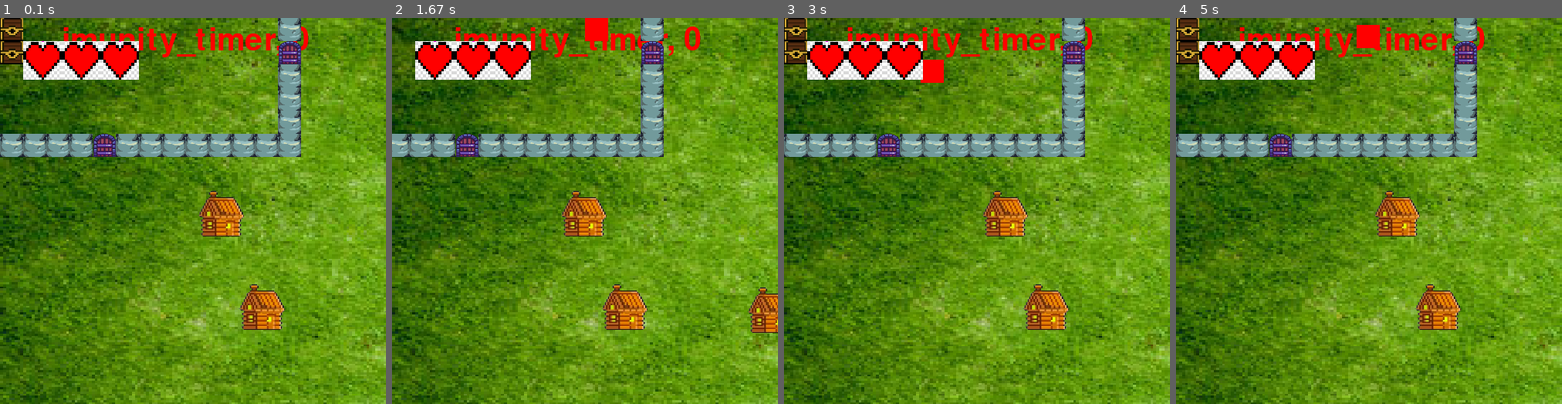
Above: before the commit, frames 1-4 (left to right).
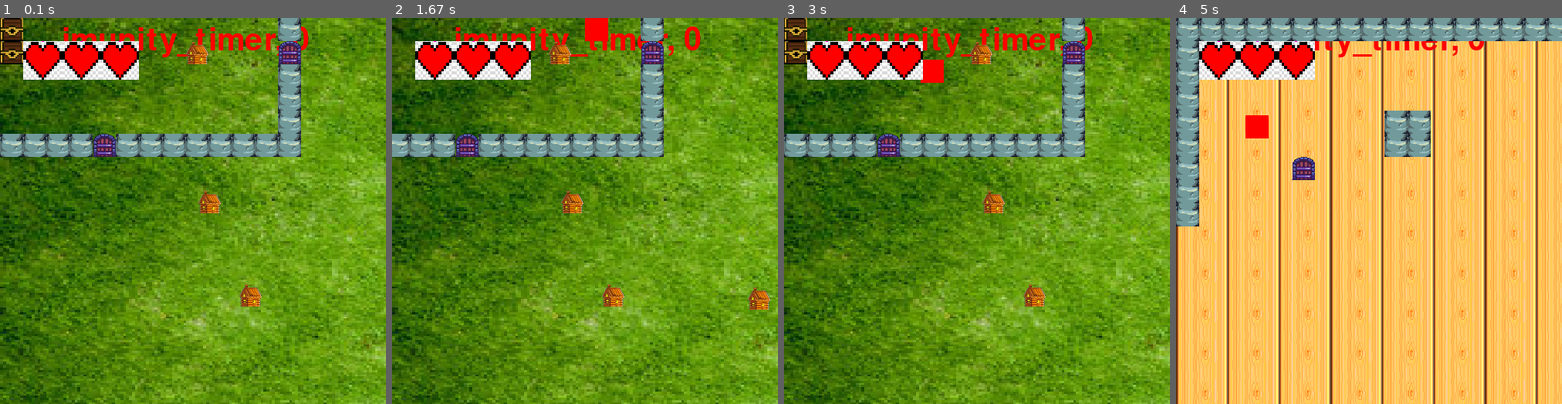
Above: after the commit, the same moments.

Repository: Doogi789/2d_spill
Game: pygame game, started from spill.py
Two runs of this game, one before a commit and one after it. Both use one fixed random seed, a clock stepped at 60 frames per second and the inputs below.
Inputs:
- Up to frame 1 (0.1 s): no input
- Up to frame 2 (1.67 s): hold Right 0.33-0.8 s; hold Up 0.83-1.13 s; hold Right 1.17-1.63 s
- Up to frame 3 (3 s): hold Left 1.67-2.2 s; hold Down 2.23-2.53 s; tap Space at 2.57 s; hold Left from 2.9 s (still down)
- Up to frame 4 (5 s): release Left at 3.3 s; hold Up 3.33-3.7 s; hold Right 3.73-4.37 s; hold Up 4.4-4.77 s; tap S at 4.8 s

The runs differ from the first frame. In frame 1, 2.4% of the frame differs, in the area x 48-100%, y 6-81%; in frame 2, 3.2%; in frame 3, 2.4%; in frame 4, 95%, in the area x 0-100%, y 0-100%.

Commit message:
remove houses and towers add buldings, fikse enemy random spawning and random buldings

Diff:
--- a/spill.py
+++ b/spill.py
@@ -115,8 +115,8 @@
 
 
 class House(pygame.sprite.Sprite):
-    width = 60
-    height = 60
+    width = 30
+    height = 30
 
     def __init__(self, screen, name, x, y):
         super().__init__()
@@ -138,8 +138,8 @@
 
 
 class Tower(pygame.sprite.Sprite):
-    width = 60
-    height = 90
+    width = 30
+    height = 30
 
     def __init__(self, screen, name, x, y):
         super().__init__()
@@ -222,11 +222,7 @@
 
     def check_collision(self, objects):
         for obj in objects:
-            if isinstance(obj, (Chest, Tower, House, Door)):
-                if self.rect.colliderect(obj.rect):
-                    self.x, self.y = collision(obj, self.rect)
-
-            if isinstance(obj, (Wall)):
+            if isinstance(obj, (Wall, Chest, Tower, House, Door)):
                 if self.rect.colliderect(obj.rect):
                     self.target_y = random.randint(0, WORLD_HEIGHT - self.height)
                     self.target_x = random.randint(0, WORLD_WIDTH - self.width)
@@ -566,13 +562,12 @@
         self.enemies = pygame.sprite.Group()
         self.walls = pygame.sprite.Group()
         self.chests = pygame.sprite.Group()
-        self.towers = pygame.sprite.Group()
+        self.buldings = pygame.sprite.Group()
         self.nothings = pygame.sprite.Group()
-        self.houses = pygame.sprite.Group()
         self.crashable_objects = pygame.sprite.Group()
         self.doors = pygame.sprite.Group()
         self.crashable_objects.add(
-            self.walls, self.chests, self.towers, self.nothings, self.houses, self.doors
+            self.walls, self.chests, self.buldings, self.nothings, self.doors
         )
         self.player = None
         self.sword = None
@@ -580,8 +575,6 @@
 
         self.player_imunity = False
         self.imunity_timer = 0
-
-        self.buildings = {}
 
     def check_player(self):
         if self.player.hearts.dead:
@@ -601,14 +594,14 @@
     def check_background(self):
         # print(self.in_building)
         if self.new_background_tower:
+            self.in_building = True
             self.create_world("tower.map")
             self.new_background_tower = False
+
+        if self.new_background_house:
             self.in_building = True
-
-        if self.new_background_house:
             self.create_world("house.map")
             self.new_background_house = False
-            self.in_building = True
 
         if self.new_background_world:
             self.create_world("world.map")
@@ -618,7 +611,7 @@
     def move_to_available_x_y(self, object_to_place):
         rect = pygame.Rect(0, 0, 390, 180)
         # print("move to available", object_to_place)
-        for _ in range(20):
+        for _ in range(3000):
             x = random.randint(0, WORLD_HEIGHT)
             y = random.randint(0, WORLD_WIDTH)
             # print("loop", x, y, object_to_place)
@@ -645,11 +638,9 @@
         self.enemies = pygame.sprite.Group()
         self.walls = pygame.sprite.Group()
         self.chests = pygame.sprite.Group()
-        self.towers = pygame.sprite.Group()
+        self.buldings = pygame.sprite.Group()
         self.nothings = pygame.sprite.Group()
-        self.houses = pygame.sprite.Group()
         self.doors = pygame.sprite.Group()
-        house_or_tower = [House, Tower]
 
         if name.startswith("tower"):
             self.background_image = pygame.image.load("tower.background.png")
@@ -663,20 +654,23 @@
         )
         self._read_kart(name)
 
-        for i in range(4):
-            print("make enemy", i)
-            enemy = Enemy(self.screen, "enemy" + str(i), 0, 0)
-            self.move_to_available_x_y(enemy)
-            print("move", i, enemy, enemy.x, enemy.y)
-            self.enemies.add(enemy)
-            self.all_objects.add(enemy)
-
-        for i in range(20):
-            bulding = random.choice(house_or_tower)
-            house = bulding(self.screen, "house" + str(i), 0, 0)
-            self.move_to_available_x_y(house)
-            self.houses.add(house)
-            self.all_objects.add(house)
+        if not self.in_building:
+            # print("make random enemy and bulidng", self.in_building)
+            for i in range(4):
+                # print("make enemy", i)lidng
+                enemy = Enemy(self.screen, "enemy" + str(i), 0, 0)
+                self.move_to_available_x_y(enemy)
+                # print("move", i, enemy, enemy.x, enemy.y)
+                self.enemies.add(enemy)
+                self.all_objects.add(enemy)
+
+            house_or_tower = [House, Tower]
+            for i in range(20):
+                bulding_type = random.choice(house_or_tower)
+                house = bulding_type(self.screen, "house" + str(i), 0, 0)
+                self.move_to_available_x_y(house)
+                self.buldings.add(house)
+                self.all_objects.add(house)
 
     def _read_kart(self, name):
         x = 0
@@ -711,10 +705,10 @@
                         self.enemies.add(obj)
                     elif col == "H":
                         obj = House(self.screen, "house" + str(x) + str(y), x, y)
-                        self.houses.add(obj)
+                        self.buldings.add(obj)
                     elif col == "T":
                         obj = Tower(self.screen, "tower " + str(x) + str(y), x, y)
-                        self.towers.add(obj)
+                        self.buldings.add(obj)
                     elif col == "D":
                         obj = Door(self.screen, "door" + str(x) + str(y), x, y)
                         self.doors.add(obj)
@@ -728,14 +722,13 @@
             self.sword = sword
             self.all_objects.add(
                 (
-                    self.towers,
+                    self.buldings,
                     self.enemies,
                     self.chests,
                     self.walls,
                     self.sword,
                     self.player,
                     self.nothings,
-                    self.houses,
                     self.doors,
                 )
             )
--- a/world.map
+++ b/world.map
@@ -1,5 +1,5 @@
 C...........X.....................................................X
-C...P.......D.....................................................X
+C...P...H...D.....................................................X
 .....x......X.....................................................X
 ............X.....................................................X
 ............X.....................................................X
Not shown, changed: note
Binary file changed: tower.png
Not shown, added: tower.img
